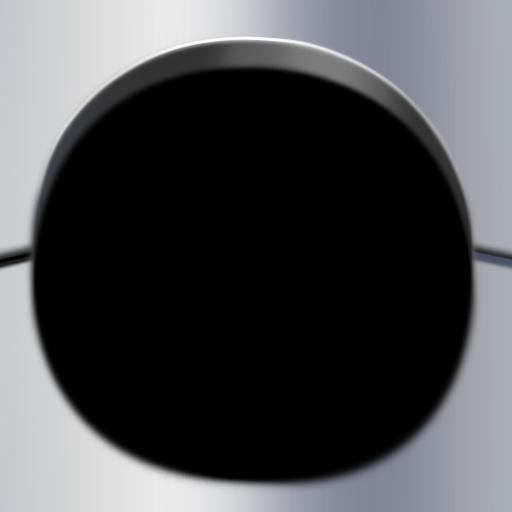
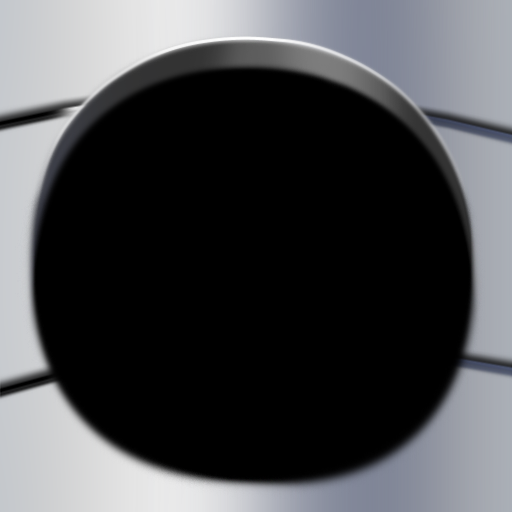
Layers edited between the first and the second 512px x 512px image:
painted on "Layer 4" over [0, 94, 512, 401]
